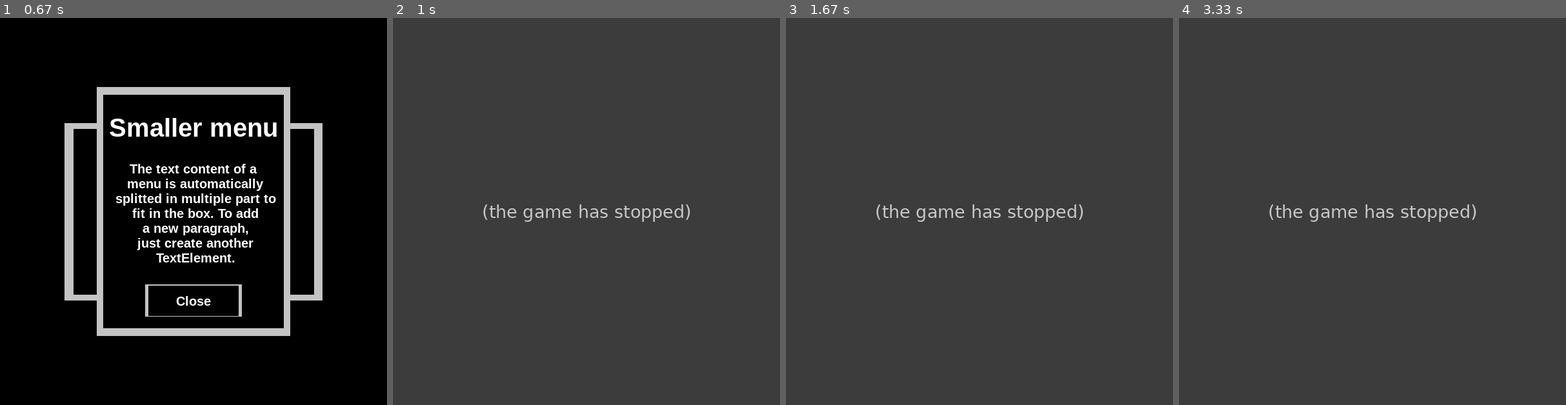
Above: before the commit, frames 1-4 (left to right).
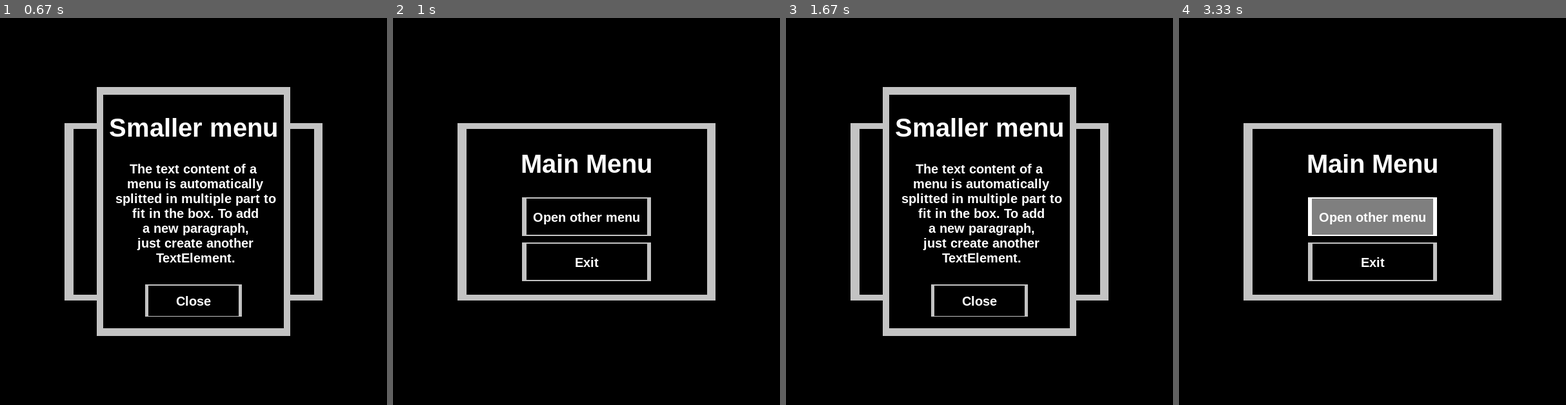
Above: after the commit, the same moments.

Repository: Grimmys/pygame_popup_manager
Game: pygame game, started from examples/minimal_main_menu.py
Same seed, same stepped clock (60 frames per second), same inputs: the game is played once before the commit and once after it.
Inputs (mouse positions are in pixels of both pictures, inside the frame that each line leads up to):
- Up to frame 1 (0.67 s): click (193, 211) at 0.38 s
- Up to frame 2 (1 s): press the mouse at (586, 300) at 0.7 s; move the mouse to (601, 296) at 0.8 s; release the mouse at (617, 292) at 0.93 s
- Up to frame 3 (1.67 s): press the mouse at (979, 300) at 1.03 s; move the mouse to (964, 261) at 1.13 s; release the mouse at (952, 226) at 1.27 s
- Up to frame 4 (3.33 s): press the mouse at (1372, 300) at 2.87 s; move the mouse to (1387, 304) at 2.97 s; release the mouse at (1403, 308) at 3.1 s; press the mouse at (1372, 215) at 3.2 s; move the mouse to (1391, 223) at 3.3 s

Frame 1 is identical in both runs. In frame 2, 100% of the frame differs, in the area x 0-100%, y 0-100%; in frame 3, 99%; in frame 4, 100%.
Error before the commit: AttributeError: 'MenuManager' object has no attribute 'close_menu' (menu_manager.py line 46); the game stopped at 0.93 s (later frames are placeholders)

Commit message:
Added reduce active menu method

Diff:
--- a/src/pygamepopup/menu_manager.py
+++ b/src/pygamepopup/menu_manager.py
@@ -43,7 +43,7 @@
         Keyword arguments:
         menu -- the popup that should be open
         """
-        menu.init_render(self.screen, close_button_callback=lambda: self.close_menu())
+        menu.init_render(self.screen, close_button_callback=lambda: self.close_active_menu())
         if self.active_menu:
             self.background_menus.append(self.active_menu)
         self.active_menu = menu
@@ -59,6 +59,14 @@
         if self.active_menu:
             # Trigger an irrelevant motion event to refresh the hovering of buttons on the new menu
             self.active_menu.motion(pygame.Vector2(pygame.mouse.get_pos()))
+
+    def reduce_active_menu(self) -> None:
+        """
+        Move the active menu to the background.
+        """
+        if self.active_menu:
+            self.background_menus.append(self.active_menu)
+            self.active_menu = None
 
     def display(self) -> None:
         """
